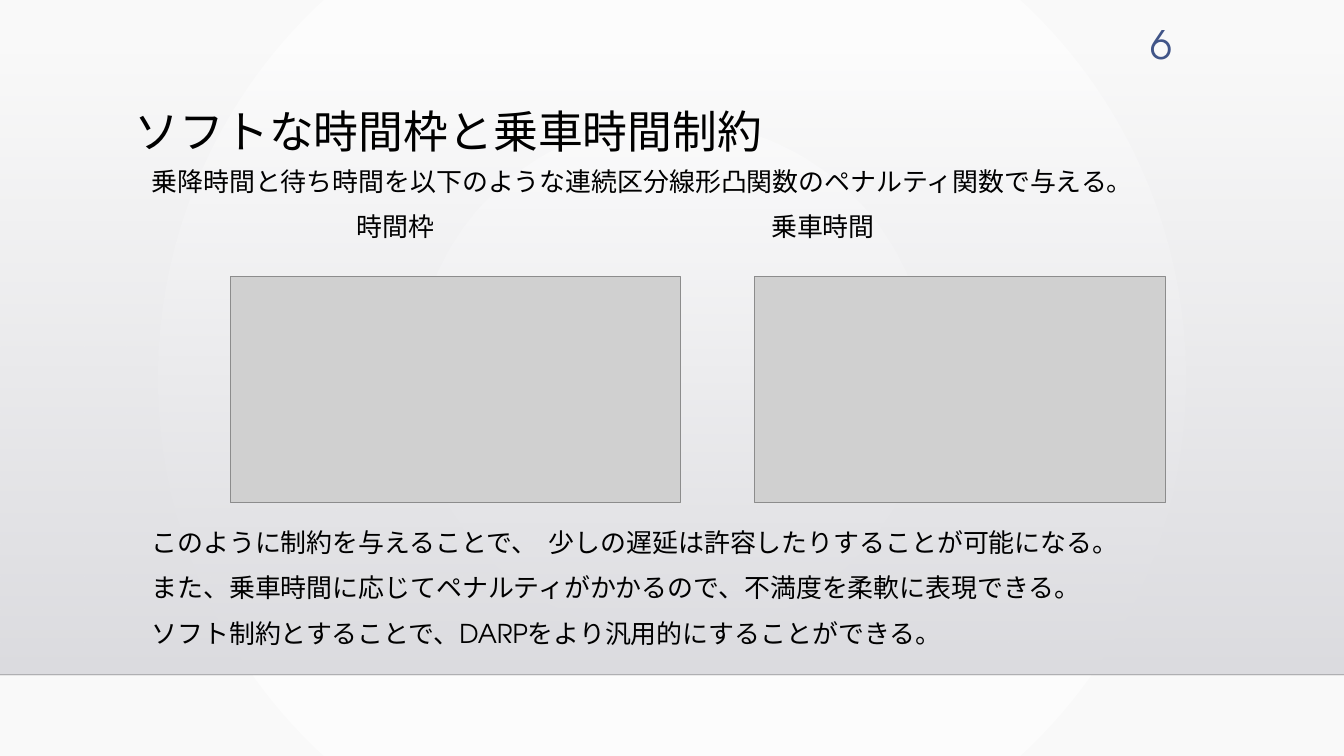
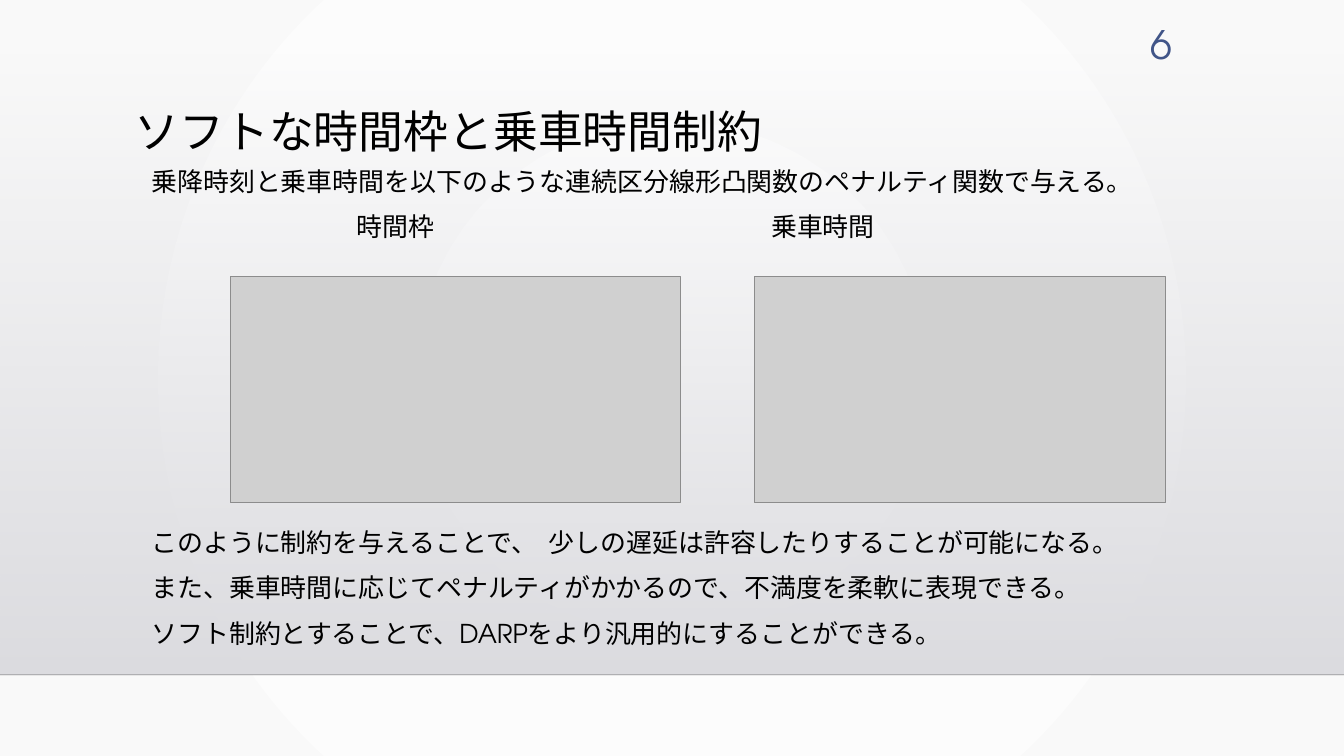
Before and after one commit to kotaro400/DARP, a slide deck: slide 6 of 卒論発表_10分用.pptx. Drawn at 1344x756 pixels with LibreOffice and Linux fonts; fonts in the diff are those of the drawing; grey boxes stand for pictures; background and template pictures are left out. Boxes give left, top, right and bottom in pixels: in the first picture for what was removed or moved away, otherwise in the second. Text is boxed around its words. In the diff, an @@ line names an element or a change of style, - is before the commit and + after.

```diff
--- a/卒論発表_10分用.pptx
+++ b/卒論発表_10分用.pptx
@@ text at (x1=152, y1=169, x2=1133, y2=193): text changed @@
-乗降時間と待ち時間を以下のような連続区分線形凸関数のペナルティ関数で与える。
+乗降時刻と乗車時間を以下のような連続区分線形凸関数のペナルティ関数で与える。
```
Also in this commit, not shown: 2 other slides changed.
